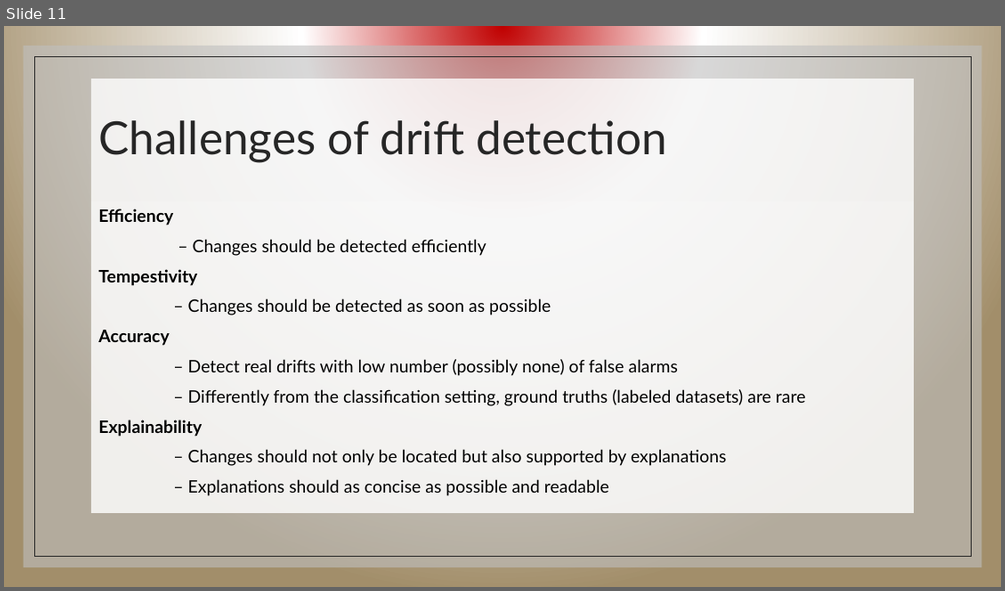
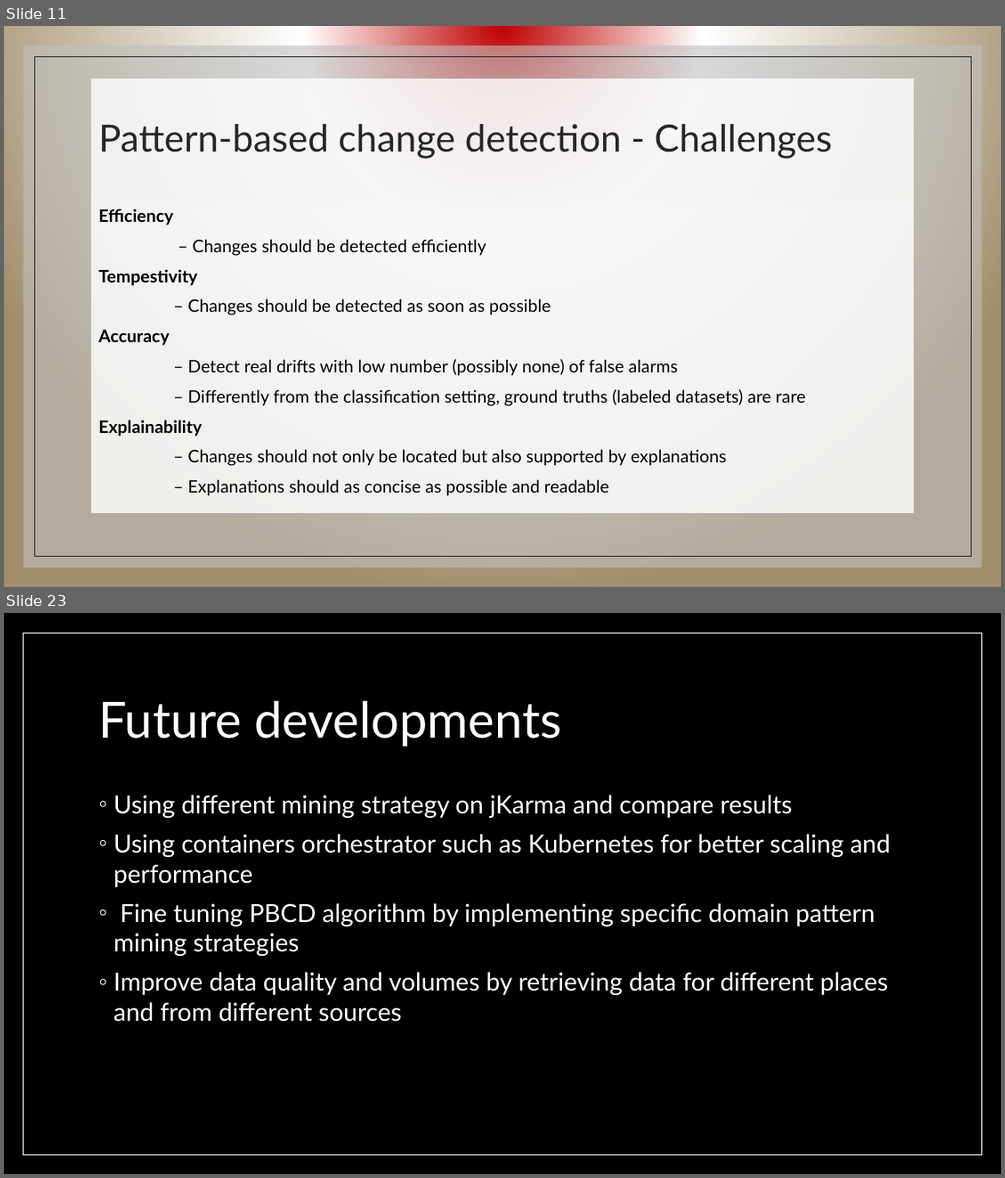
Before and after one commit to lorenzokyne/big-data-analytics-case-study, a slide deck: src/main/resources/BDA -Capocchiano Narracci case study.pptx. Shown one above the other, each under a label of ours: slide 11 before the commit, slides 11 and 23 after it; the slides between them are not shown. The pictures are 1005x591 and 1005x1178 pixels, drawn with LibreOffice and Linux fonts; fonts in the diff are those of the drawing; background and template pictures are left out. Boxes give left, top, right and bottom in pixels: in the first picture for what was removed or moved away, otherwise in the second. Text is boxed around its words. In the diff, an @@ line names an element or a change of style, - is before the commit and + after.

```diff
--- a/src/main/resources/BDA -Capocchiano Narracci case study.pptx
+++ b/src/main/resources/BDA -Capocchiano Narracci case study.pptx
@@ slide 23 added at (x1=4, y1=613, x2=1001, y2=1174), background picture (left out) @@
@@ rectangle added at (x1=4, y1=613, x2=1001, y2=1174), fill #000000 @@
@@ rectangle added at (x1=24, y1=633, x2=982, y2=1154), outline #FFFFFF 0.5 pt @@
@@ title added at (x1=98, y1=700, x2=561, y2=747), 48 pt, text #FFFFFF @@
+Future developments
@@ text added at (x1=113, y1=795, x2=890, y2=1022), 24 pt, text #FFFFFF @@
+◦ Using different mining strategy on jKarma and compare results
+◦ Using containers orchestrator such as Kubernetes for better scaling and performance
+◦ Fine tuning PBCD algorithm by implementing specific domain pattern mining strategies
+◦ Improve data quality and volumes by retrieving data for different places and from different sources
@@ slide 11 changed as well @@
@@ title at (x1=98, y1=124, x2=833, y2=159): text changed; size 44 to 36 pt @@
-Challenges of drift detection
+Pattern-based change detection - Challenges
```
Also in this commit, not shown: 5 other slides changed, 11 other slides added.
